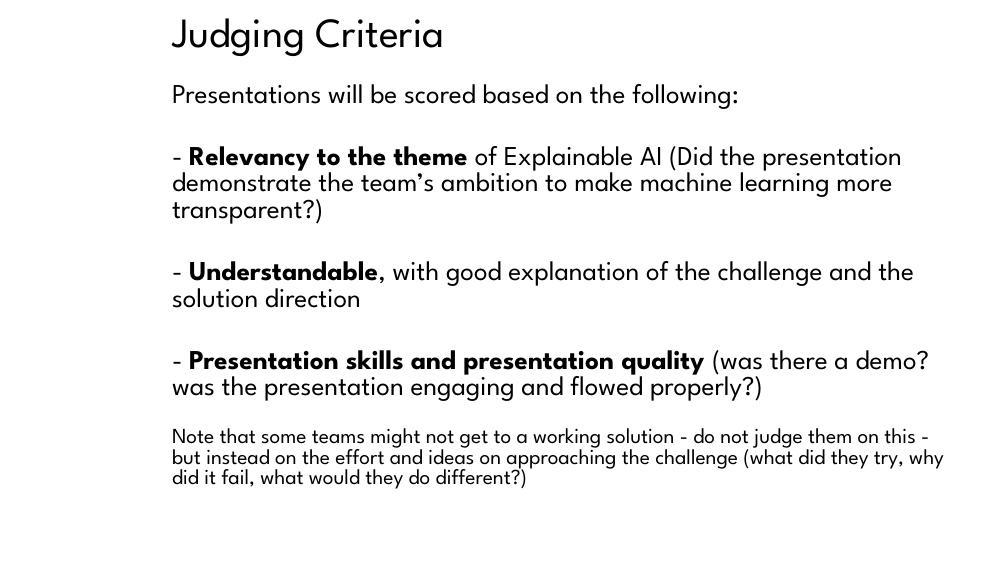
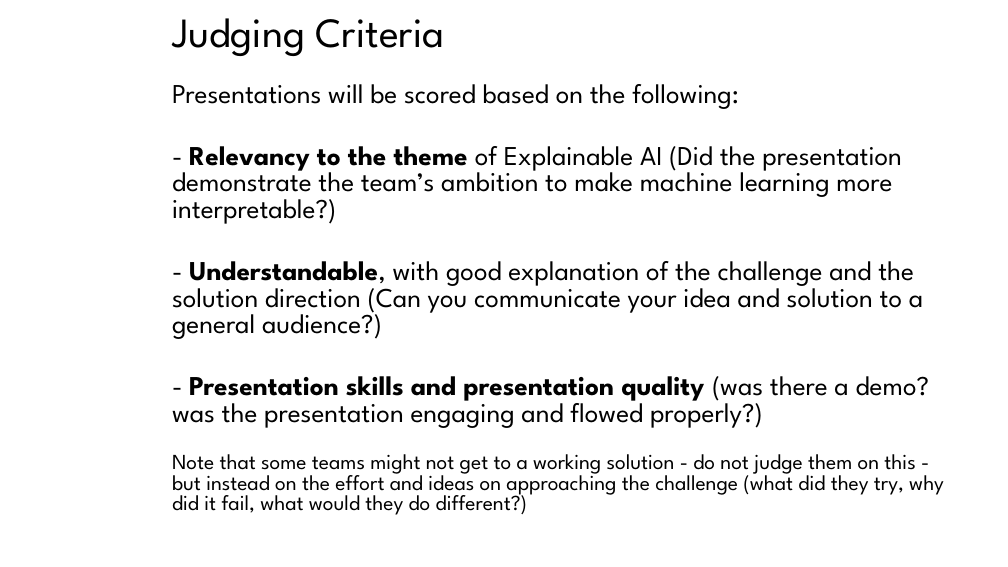
Before and after one commit to EAGE-Annual-Hackathon/EAGE-Annual-Hackathon-2022-Plenum-Sessions, a slide deck: slide 4 of code_freeze_session.pptx. Drawn at 1008x567 pixels with LibreOffice and Linux fonts; fonts in the diff are those of the drawing; background and template pictures are left out. Boxes give left, top, right and bottom in pixels: in the first picture for what was removed or moved away, otherwise in the second. Text is boxed around its words. In the diff, an @@ line names an element or a change of style, - is before the commit and + after.

```diff
--- a/code_freeze_session.pptx
+++ b/code_freeze_session.pptx
@@ text at <box>172,146,923,339</box>: text changed @@
-- Relevancy to the theme of Explainable AI (Did the presentation demonstrate the team’s ambition to make machine learning more transparent?)
-- Understandable, with good explanation of the challenge and the solution direction
+- Relevancy to the theme of Explainable AI (Did the presentation demonstrate the team’s ambition to make machine learning more interpretable?)
+- Understandable, with good explanation of the challenge and the solution direction (Can you communicate your idea and solution to a general audience?)
```
Also in this commit, not shown: 2 other slides changed.
